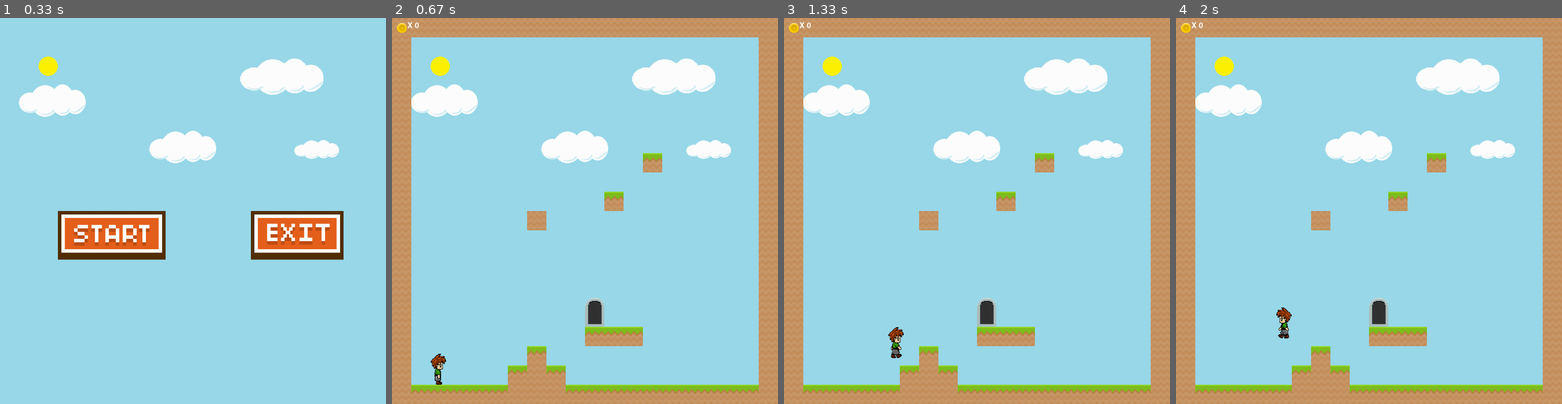
Above: before the commit, frames 1-4 (left to right).
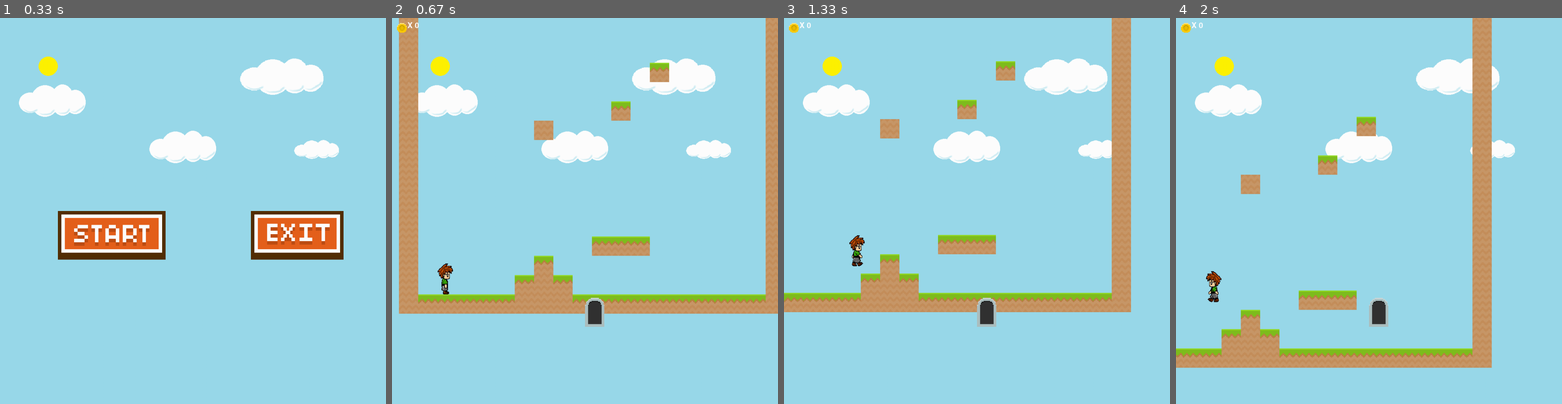
Above: after the commit, the same moments.

Repository: BHalpert/PyGamePlaformGame
Game: pygame game, started from main.py
The game is run twice, just before and just after one commit, with the same random seed, the same clock (stepped at 60 frames per second) and the same inputs.
Inputs (mouse positions are in pixels of both pictures, inside the frame that each line leads up to):
- Up to frame 1 (0.33 s): no input
- Up to frame 2 (0.67 s): click (503, 234) at 0.38 s
- Up to frame 3 (1.33 s): hold Right 0.67-1.13 s; move the mouse to (977, 238) at 0.7 s; hold Right from 1.17 s (still down); tap Space at 1.23 s
- Up to frame 4 (2 s): tap Space at 1.53, 1.73 s; release Right at 1.63 s; hold Left from 1.67 s (still down)

Frame 1 is identical in both runs. In frame 2, 25% of the frame differs, in the area x 0-100%, y 0-100%; in frame 3, 31%; in frame 4, 32%.

Commit message:
Camera movement update

Diff:
--- a/level_editor.py
+++ b/level_editor.py
@@ -1,7 +1,7 @@
 import pygame
 import pickle
 from os import path
-
+import main
 
 pygame.init()
 
@@ -83,31 +83,31 @@
 				if world_data[row][col] == 2:
 					#grass blocks
 					img = pygame.transform.scale(grass_img, (tile_size, tile_size))
-					screen.blit(img, (col * tile_size, row * tile_size))
+					screen.blit(img, (col * tile_size - main.scroll[0], row * tile_size - main.scroll[1]))
 				if world_data[row][col] == 3:
 					#enemy blocks
 					img = pygame.transform.scale(blob_img, (tile_size, int(tile_size * 0.75)))
-					screen.blit(img, (col * tile_size, row * tile_size + (tile_size * 0.25)))
+					screen.blit(img, (col * tile_size - main.scroll[0], row * tile_size + (tile_size * 0.25) - main.scroll[1]))
 				if world_data[row][col] == 4:
 					#horizontally moving platform
 					img = pygame.transform.scale(platform_x_img, (tile_size, tile_size // 2))
-					screen.blit(img, (col * tile_size, row * tile_size))
+					screen.blit(img, (col * tile_size - main.scroll[0], row * tile_size - main.scroll[1]))
 				if world_data[row][col] == 5:
 					#vertically moving platform
 					img = pygame.transform.scale(platform_y_img, (tile_size, tile_size // 2))
-					screen.blit(img, (col * tile_size, row * tile_size))
+					screen.blit(img, (col * tile_size - main.scroll[0], row * tile_size - main.scroll[1]))
 				if world_data[row][col] == 6:
 					#lava
 					img = pygame.transform.scale(lava_img, (tile_size, tile_size // 2))
-					screen.blit(img, (col * tile_size, row * tile_size + (tile_size // 2)))
+					screen.blit(img, (col * tile_size - main.scroll[0], row * tile_size + (tile_size // 2) - main.scroll[1]))
 				if world_data[row][col] == 7:
 					#coin
 					img = pygame.transform.scale(coin_img, (tile_size // 2, tile_size // 2))
-					screen.blit(img, (col * tile_size + (tile_size // 4), row * tile_size + (tile_size // 4)))
+					screen.blit(img, (col * tile_size + (tile_size // 4) - main.scroll[0], row * tile_size + (tile_size // 4) - main.scroll[1]))
 				if world_data[row][col] == 8:
 					#exit
 					img = pygame.transform.scale(exit_img, (tile_size, int(tile_size * 1.5)))
-					screen.blit(img, (col * tile_size, row * tile_size - (tile_size // 2)))
+					screen.blit(img, (col * tile_size - main.scroll[0], row * tile_size - (tile_size // 2) - main.scroll[1]))
 
 
 
--- a/main.py
+++ b/main.py
@@ -23,6 +23,8 @@
 #define font
 font = pygame.font.SysFont('Bauhaus 93', 70)
 font_score = pygame.font.SysFont('Bauhaus 93', 30)
+
+scroll = [0, 0]
 
 #  define game variables
 tile_size = screen_width/20
@@ -162,10 +164,10 @@
             # Checking for collisions(blocks/world)
             self.in_air = True
             for tile in world.tile_list:
-                # check for collinison in x direction
+                # check for collision in x direction
                 if tile[1].colliderect(self.rect.x + dx, self.rect.y, self.width, self.height):
                     dx = 0
-                # check for collinision in y direction
+                # check for collision in y direction
                 if tile[1].colliderect(self.rect.x, self.rect.y + dy, self.width, self.height):
                     # check if below the ground(jumping)
                     if self.vel_y < 0:
@@ -177,15 +179,15 @@
                         self.vel_y = 0
                         self.in_air = False
 
-            # check for collinsion with enenmies(game over)
+            # check for collision with enemies(game over)
             if pygame.sprite.spritecollide(self, blob_group, False): #  check player against blob groups
                 game_over = -1
                 game_over_fx.play()
-            # check for collinsion with lava(game over)
+            # check for collision with lava(game over)
             if pygame.sprite.spritecollide(self, lava_group, False): #  check player against lava groups
                 game_over = -1
                 game_over_fx.play()
-            # check collinsion with exit
+            # check collision with exit
             if pygame.sprite.spritecollide(self, exit_group, False): #  check player against lava groups
                 game_over = 1
 
@@ -220,7 +222,7 @@
                 self.rect.y -= 5
 
         #  draw player onto screen(updating image)
-        screen.blit(self.image, self.rect)
+        screen.blit(self.image, (self.rect.x - scroll[0] , self.rect.y - scroll[1]))
         #pygame.draw.rect(screen, (255,255,255), self.rect, 2) # player rect visualized
 
         return game_over
@@ -263,6 +265,7 @@
         for row in data:
             col_count = 0
             for tile in row:
+                ##adds dirt to tile list
                 if tile == 1:
                     img = pygame.transform.scale(dirt_img, (tile_size, tile_size))
                     img_rect = img.get_rect()
@@ -270,6 +273,7 @@
                     img_rect.y = row_count * tile_size
                     tile = (img, img_rect)
                     self.tile_list.append(tile)
+                ##adds grass to tile list
                 if tile == 2:
                     img = pygame.transform.scale(grass_img, (tile_size, tile_size))
                     img_rect = img.get_rect()
@@ -299,7 +303,8 @@
             row_count += 1
     def draw(self):  #  draws the tile_list from above(World constructor)
         for tile in self.tile_list:
-            screen.blit(tile[0], tile[1])
+            screen.blit(tile[0] , (tile[1].x - scroll[0], tile[1].y - scroll[1]))
+
             #pygame.draw.rect(screen, (255,255,255), tile[1], 2) # tile rect visualized
 
 class Enemy(pygame.sprite.Sprite):
@@ -397,6 +402,9 @@
 
     screen.blit(bg_img, (0,0))  # sky background
     screen.blit(sun_img, (100,100))
+
+    scroll[0] += (player.rect.x - scroll[0] - 120) / 15
+    scroll[1] += (player.rect.y - scroll[1] - 620) / 15
 
     if main_menu == True:
         if exit_button.draw() == True: # if exit clicked
